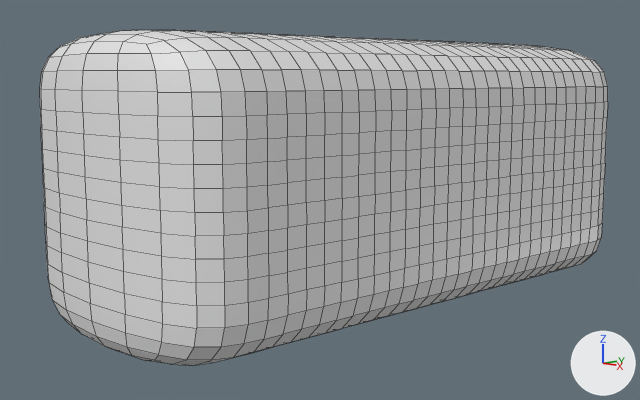
The Blender file Assets/Models/bus_rough.blend: old version first, new version second.
Both versions are drawn from a 50 mm lens placed at (16.67, -16.96, 6.07), pointed at (-0.56, -0.77, 2.79). The axes (+X, +Y, +Z) are drawn at lower right. The lights are the same throughout. Mesh edges are drawn as thin lines.
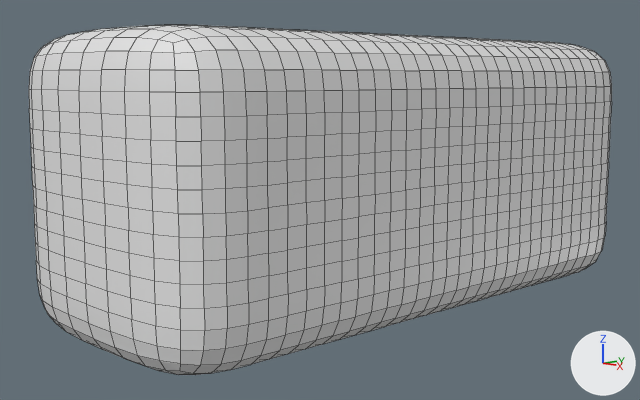
Commit message: Update bus body

The change, as JSON lines over the scene's bpy script:
```json
{"block": "me_cube", "where": "# used by ob_cube; location = (0.0, 0.0, -0.02); scale = (3.58, 3.58, 3.58)"}
{"op": "remove", "block": "me_cube", "code": "me_cube.from_pydata(...)  # 90 vertices, 88 faces; spans x -1.0..1.0, y -2.25..2.24, z 0.0..2.0"}
{"op": "add", "block": "me_cube", "code": "me_cube.from_pydata(...)  # 114 vertices, 112 faces; spans x -1.0..1.0, y -2.25..2.24, z 0.0..2.0"}
{"block": "me_cube", "change": "me_cube part 1"}
{"block": "me_cube", "change": "24 faces are deleted"}
{"block": "me_cube", "change": "24 new vertices lie (-1.0, 0.0, 0.0) away from vertices in x 1.0, y -2.25..2.24, z 0.0..2.0"}
{"block": "me_cube", "change": "48 new faces join them"}
```

Location of each change, (x1, y1, x2, y2) in pixels of the pictures (640 x 400 px):
```json
{"object": "Cube", "change": "reshaped", "before": [40, 30, 608, 365], "after": [29, 25, 612, 375]}
{"part": 1, "of": "me_cube", "change": "built on", "before": [41, 30, 563, 364], "after": [29, 25, 592, 375]}
```
